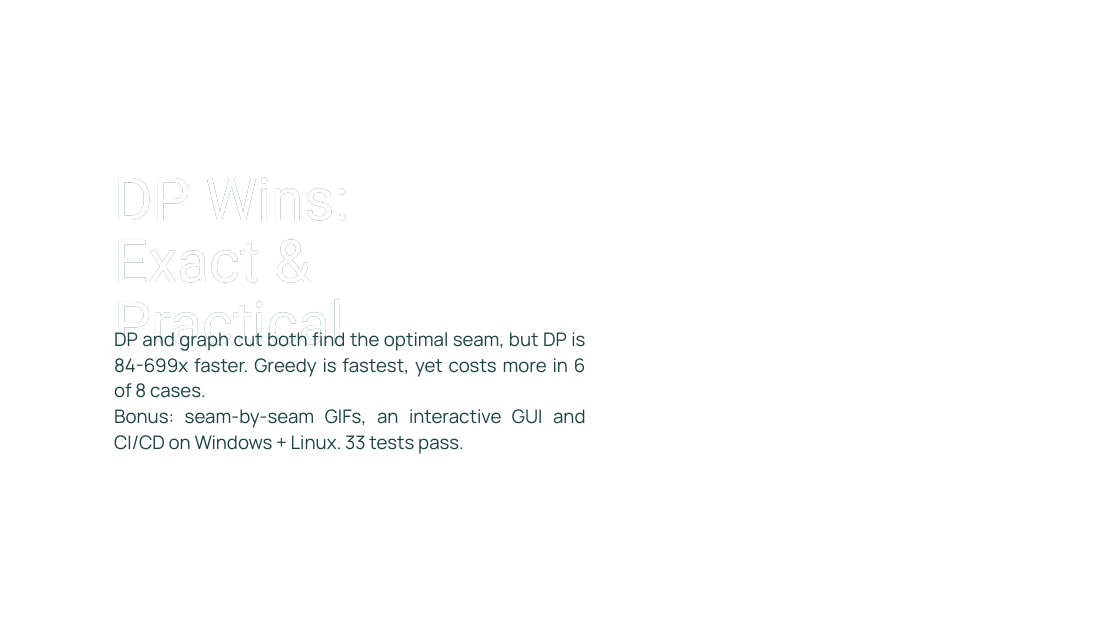
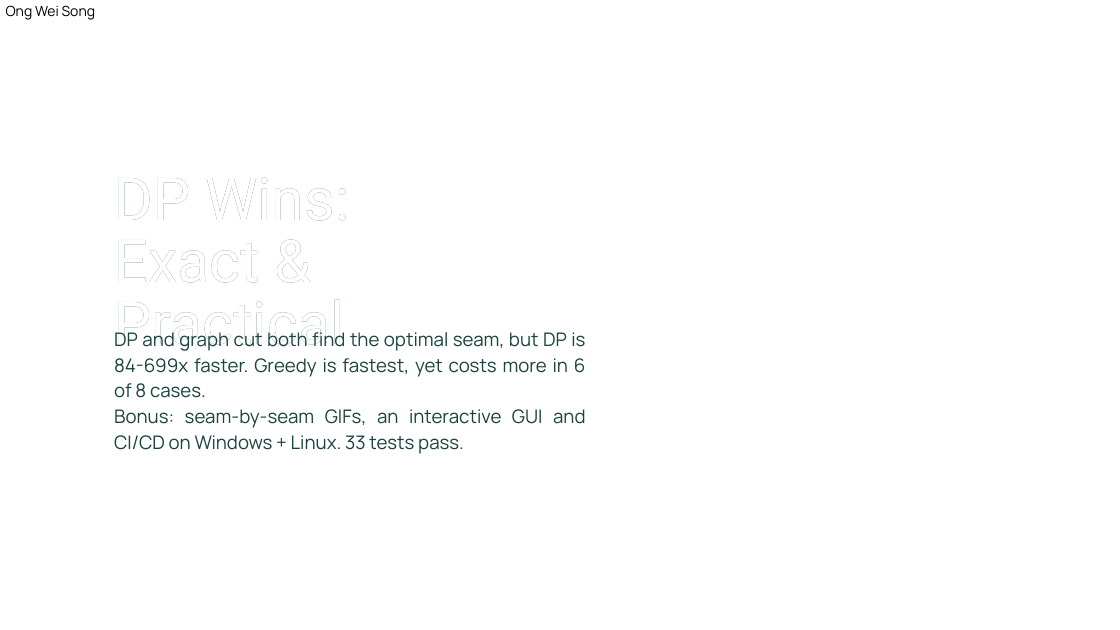
Before and after one commit to elvisshengjie/seam_carving_algorithm_comparison, a slide deck: slide 10 of CSD3130_CSD3131_Presentation.pptx. Drawn at 1120x630 pixels with LibreOffice and Linux fonts; fonts in the diff are those of the drawing; background and template pictures are left out. Boxes give left, top, right and bottom in pixels: in the first picture for what was removed or moved away, otherwise in the second. Text is boxed around its words. In the diff, an @@ line names an element or a change of style, - is before the commit and + after.

```diff
--- a/CSD3130_CSD3131_Presentation.pptx
+++ b/CSD3130_CSD3131_Presentation.pptx
@@ text added at (x1=6, y1=5, x2=96, y2=20), 18 pt, text #000000 @@
+Ong Wei Song
```
Also in this commit, not shown: 9 other slides changed.
